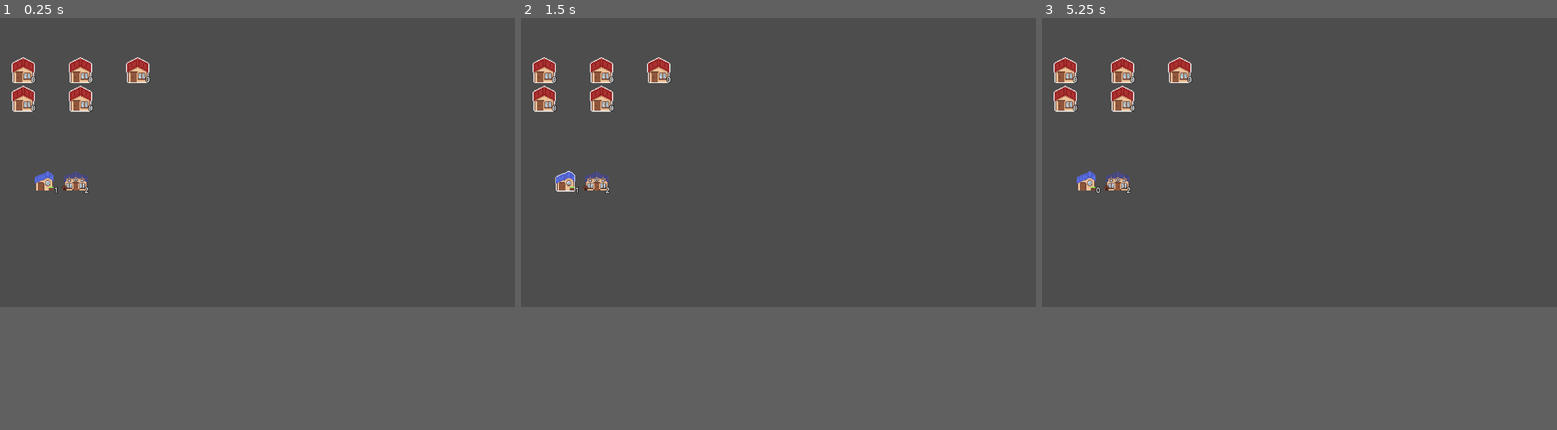
Above: before the commit, frames 1-3 (left to right).
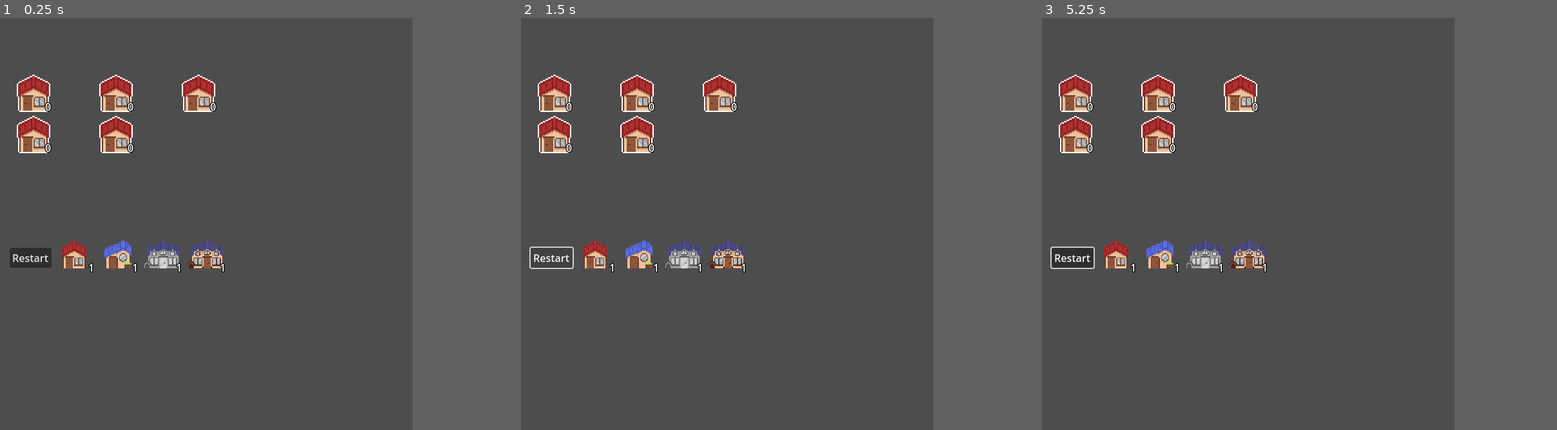
Above: after the commit, the same moments.

Repository: SimonPiCarter/GMTK2023
Game: Godot game, scene res://scene/test/test_grid.tscn
Two runs of this game, one before a commit and one after it. Both use one fixed random seed, a clock stepped at 60 frames per second and the inputs below.
Inputs (mouse positions are in pixels of both pictures, inside the frame that each line leads up to):
- Up to frame 1 (0.25 s): no input
- Up to frame 2 (1.5 s): click (567, 182) at 0.52 s; click (557, 186) at 1.25 s, where only the run after the commit has a clickable "Restart"
- Up to frame 3 (5.25 s): click (1078, 186) at 2 s, where only the run after the commit has a clickable "Restart"; click (1078, 186) at 2.75 s, where only the run after the commit has a clickable "Restart"; click (1088, 182) at 3.52 s; click (1088, 182) at 4.27 s; tap Enter at 5 s; move the mouse to (1067, 42) at 5.02 s; click (1067, 42) at 5.17 s
In our replay, the window is 799x449 before the commit and 640x640 after it. These sizes can differ from the game's own. Grey fills any space a smaller window leaves; there, only what the larger window draws over its background counts as a difference.

The runs differ from the first frame. In frame 1, 5.5% of the frame differs, in the area x 1-44%, y 9-62%; in frame 2, 5.3%; in frame 3, 5.6%.

Commit message:
added reload and objects prefab

Diff:
--- a/project.godot
+++ b/project.godot
@@ -15,6 +15,12 @@
 config/features=PackedStringArray("4.0", "GL Compatibility")
 config/icon="res://icon.svg"
 
+[display]
+
+window/size/viewport_width=640
+window/size/viewport_height=640
+window/size/resizable=false
+
 [rendering]
 
 renderer/rendering_method="gl_compatibility"
--- a/scene/UI/item.gd
+++ b/scene/UI/item.gd
@@ -1,21 +1,26 @@
 class_name Item extends Control
 
-var object : GridObject = preload("res://scene/objects/LineXObject.tscn").instantiate()
+@export var prefab : prefab_item = prefab_item.new()
 
-@export var qty : int = 1
-@export var size_x : int = 0
-@export var texture : Texture = preload("res://resources/objects/house2.tres")
+var object : GridObject = null
 
 @onready var tex = $tex
 @onready var qty_label = $qty_label
 
 func _ready():
-	object.qty = qty
-	object.size_x = size_x
+	reset()
+
+func set_prefab(new_prefab : prefab_item):
+	prefab = new_prefab
+	reset()
+
+func reset():
+	object = prefab.object.duplicate()
+	object.qty = prefab.qty
 
 	qty_label.text = String.num_int64(object.qty)
 
-	tex.texture_normal = texture
+	tex.texture_normal = prefab.texture
 
 func use():
 	object.qty -= 1
--- a/scene/grid/Grid.gd
+++ b/scene/grid/Grid.gd
@@ -2,9 +2,6 @@
 
 @export
 var SIZE = 64
-
-@onready var area = $Area
-@onready var shape = $Area/shape
 
 # internal data
 var data : Array[Case] = []
@@ -18,8 +15,8 @@
 
 func resize(x, y):
 	for elt in data:
-		remove_child(elt)
 		elt.queue_free()
+	data.clear()
 
 	size_x = x
 	size_y = y
@@ -34,15 +31,6 @@
 			node.area.mouse_exited.connect(exited.bind(i,j))
 			node.set_empty(true)
 			data.push_back(node)
-
-	shape.shape.size.x = size_x * SIZE
-	shape.shape.size.y = size_y * SIZE
-	area.position.x = size_x * SIZE / 2
-	area.position.y = size_y * SIZE / 2
-	area.mouse_exited.connect(exited_completely)
-
-func exited_completely():
-	reset_all_markers()
 
 func get_elt(x, y) -> Case:
 	return data[x*size_y + y]
--- a/scene/grid/Grid.tscn
+++ b/scene/grid/Grid.tscn
@@ -1,13 +1,6 @@
-[gd_scene load_steps=3 format=3 uid="uid://lau331aol4pc"]
+[gd_scene load_steps=2 format=3 uid="uid://lau331aol4pc"]
 
 [ext_resource type="Script" path="res://scene/grid/Grid.gd" id="1_6rwmy"]
 
-[sub_resource type="RectangleShape2D" id="RectangleShape2D_i1mra"]
-
 [node name="Grid" type="Node2D"]
 script = ExtResource("1_6rwmy")
-
-[node name="Area" type="Area2D" parent="."]
-
-[node name="shape" type="CollisionShape2D" parent="Area"]
-shape = SubResource("RectangleShape2D_i1mra")
--- /dev/null
+++ b/scene/prefab/case_object.gd
@@ -0,0 +1 @@
+extends Node
--- /dev/null
+++ b/scene/prefab/case_object.tscn
@@ -0,0 +1,6 @@
+[gd_scene load_steps=2 format=3 uid="uid://dm3ggveifi16e"]
+
+[ext_resource type="Script" path="res://scene/prefab/case_object.gd" id="1_ipg7i"]
+
+[node name="case_object" type="Node"]
+script = ExtResource("1_ipg7i")
--- /dev/null
+++ b/scene/prefab/items/x_object_0.gd
@@ -0,0 +1,7 @@
+class_name x_object_0 extends prefab_item
+
+# set up object here
+func _init():
+	object = preload("res://scene/objects/LineXObject.tscn").instantiate()
+	object.size_x = 0
+	texture = preload("res://resources/objects/house1.tres")
--- /dev/null
+++ b/scene/prefab/items/x_object_1.gd
@@ -0,0 +1,7 @@
+class_name x_object_1 extends prefab_item
+
+# set up object here
+func _init():
+	object = preload("res://scene/objects/LineXObject.tscn").instantiate()
+	object.size_x = 1
+	texture = preload("res://resources/objects/house2.tres")
--- /dev/null
+++ b/scene/prefab/items/y_object_0.gd
@@ -0,0 +1,7 @@
+class_name y_object_0 extends prefab_item
+
+# set up object here
+func _init():
+	object = preload("res://scene/objects/LineYObject.tscn").instantiate()
+	object.size_y = 0
+	texture = preload("res://resources/objects/house3.tres")
--- /dev/null
+++ b/scene/prefab/items/y_object_1.gd
@@ -0,0 +1,7 @@
+class_name y_object_1 extends prefab_item
+
+# set up object here
+func _init():
+	object = preload("res://scene/objects/LineYObject.tscn").instantiate()
+	object.size_y = 1
+	texture = preload("res://resources/objects/house4.tres")
--- /dev/null
+++ b/scene/prefab/prefab_item.gd
@@ -0,0 +1,9 @@
+class_name prefab_item extends Node
+
+var qty : int = 1
+var object : GridObject = preload("res://scene/objects/LineXObject.tscn").instantiate()
+var texture : Texture = preload("res://resources/objects/house1.tres")
+
+# set up object here
+func _init():
+	pass
--- a/scene/test/test_grid.gd
+++ b/scene/test/test_grid.gd
@@ -1,14 +1,34 @@
 extends Node2D
 
-@onready var item1 = $box/item1
-@onready var item2 = $box/item2
+@onready var restart = $Restart
+
+var items : Array[Item] = []
 
 var current_item : Item = null
 
 var grid_margin = 20
 
+var current_case : Vector2i = Vector2i(-1,-1)
+
 # Called when the node enters the scene tree for the first time.
 func _ready():
+	# connecting signals
+	$Step.pressed.connect($Grid.decrease_timer)
+	restart.pressed.connect(reload)
+
+	$Grid.case_clicked.connect(clicked)
+	$Grid.case_entered.connect(entered)
+	$Grid.case_exited.connect(exited)
+
+	reload()
+
+func reload():
+	# clear
+	items.clear()
+	$win_screen.hide()
+	$lose_screen.hide()
+
+	# loading level
 	$Grid.resize(5,5)
 	$Grid.position = Vector2($Grid.SIZE/2 + grid_margin,$Grid.SIZE/2 + grid_margin)
 
@@ -18,24 +38,28 @@
 	$Grid.get_elt(2, 2).set_empty(false)
 	$Grid.get_elt(0, 2).set_empty(false)
 
-	$Step.pressed.connect($Grid.decrease_timer)
-	item1.tex.pressed.connect(objX)
-	item2.tex.pressed.connect(objY)
+	var prefabs : Array[prefab_item] = []
+	prefabs.push_back(x_object_0.new())
+	prefabs.push_back(x_object_1.new())
+	prefabs.push_back(y_object_0.new())
+	prefabs.push_back(y_object_1.new())
 
-	$Grid.case_clicked.connect(clicked)
-	$Grid.case_entered.connect(entered)
-	$Grid.case_exited.connect(exited)
+	# loading items
+	for child in $box.get_children():
+		child.queue_free()
 
-func objX():
+	for prefab in prefabs:
+		var child = preload("res://scene/UI/item.tscn").instantiate()
+		$box.add_child(child)
+		child.set_prefab(prefab)
+		items.push_back(child)
+		child.tex.pressed.connect(select.bind(child))
+
+
+func select(item : Item):
 	reset_all_items()
-	if item1.object.qty > 0:
-		current_item = item1
-		current_item.tex.material.set_shader_parameter("width", 1.)
-
-func objY():
-	reset_all_items()
-	if item2.object.qty > 0:
-		current_item = item2
+	if item.object.qty > 0:
+		current_item = item
 		current_item.tex.material.set_shader_parameter("width", 1.)
 
 func clicked(x, y):
@@ -50,6 +74,8 @@
 
 		if $Grid.check_all_case_on_fire():
 			$win_screen.show()
+		elif no_more_items():
+			$lose_screen.show()
 		else:
 			$Grid.decrease_timer()
 
@@ -57,15 +83,24 @@
 	$Grid.reset_all_markers()
 	$Grid.get_elt(x,y).item.hide()
 
+## lose condition
+func no_more_items() -> bool:
+	for item in items:
+		if item.object.qty > 0:
+			return false
+	return true
+
+## Event handling
 func entered(x, y):
 	if current_item:
 		$Grid.reset_all_markers()
+		current_case = Vector2i(x,y)
 
 		var cases = current_item.object.get_case(Vector2(x,y), $Grid)
 		for case in cases:
 			case.touched.show()
 
-		$Grid.get_elt(x,y).item.texture = current_item.texture
+		$Grid.get_elt(x,y).item.texture = current_item.prefab.texture
 		$Grid.get_elt(x,y).item.show()
 
 	else:
@@ -73,7 +108,9 @@
 
 func exited(x, y):
 	$Grid.get_elt(x,y).item.hide()
+	if current_case.x == x and current_case.y == y:
+		$Grid.reset_all_markers()
 
 func reset_all_items():
-	item1.tex.material.set_shader_parameter("width", 0.)
-	item2.tex.material.set_shader_parameter("width", 0.)
+	for item in items:
+		item.tex.material.set_shader_parameter("width", 0.)
--- a/scene/test/test_grid.tscn
+++ b/scene/test/test_grid.tscn
@@ -1,9 +1,8 @@
-[gd_scene load_steps=5 format=3 uid="uid://c4npg4r6laa6h"]
+[gd_scene load_steps=4 format=3 uid="uid://c4npg4r6laa6h"]
 
 [ext_resource type="PackedScene" uid="uid://lau331aol4pc" path="res://scene/grid/Grid.tscn" id="1_k1f0o"]
 [ext_resource type="Script" path="res://scene/test/test_grid.gd" id="1_v83je"]
 [ext_resource type="PackedScene" uid="uid://bqa3dwbfunnwv" path="res://scene/UI/item.tscn" id="3_mc4wm"]
-[ext_resource type="Texture2D" uid="uid://bkcfd57qa8en8" path="res://resources/objects/house4.tres" id="4_k3cfp"]
 
 [node name="test_grid" type="Node2D"]
 script = ExtResource("1_v83je")
@@ -24,15 +23,29 @@
 offset_top = 109.0
 offset_right = 215.0
 offset_bottom = 142.0
+theme_override_colors/font_outline_color = Color(0, 0, 0, 1)
+theme_override_constants/outline_size = 5
 text = "You won !"
 horizontal_alignment = 1
 vertical_alignment = 1
 
+[node name="lose_screen" type="Label" parent="."]
+visible = false
+offset_left = 125.0
+offset_top = 109.0
+offset_right = 215.0
+offset_bottom = 142.0
+theme_override_colors/font_outline_color = Color(0, 0, 0, 1)
+theme_override_constants/outline_size = 5
+text = "You lost :("
+horizontal_alignment = 1
+vertical_alignment = 1
+
 [node name="box" type="HBoxContainer" parent="."]
-offset_left = 67.0
-offset_top = 333.0
-offset_right = 199.0
-offset_bottom = 397.0
+offset_left = 83.0
+offset_top = 335.0
+offset_right = 215.0
+offset_bottom = 399.0
 metadata/_edit_group_ = true
 
 [node name="item1" parent="box" instance=ExtResource("3_mc4wm")]
@@ -40,6 +53,10 @@
 
 [node name="item2" parent="box" instance=ExtResource("3_mc4wm")]
 layout_mode = 2
-qty = 2
-size_x = 1
-texture = ExtResource("4_k3cfp")
+
+[node name="Restart" type="Button" parent="."]
+offset_left = 15.0
+offset_top = 357.0
+offset_right = 80.0
+offset_bottom = 388.0
+text = "Restart"
